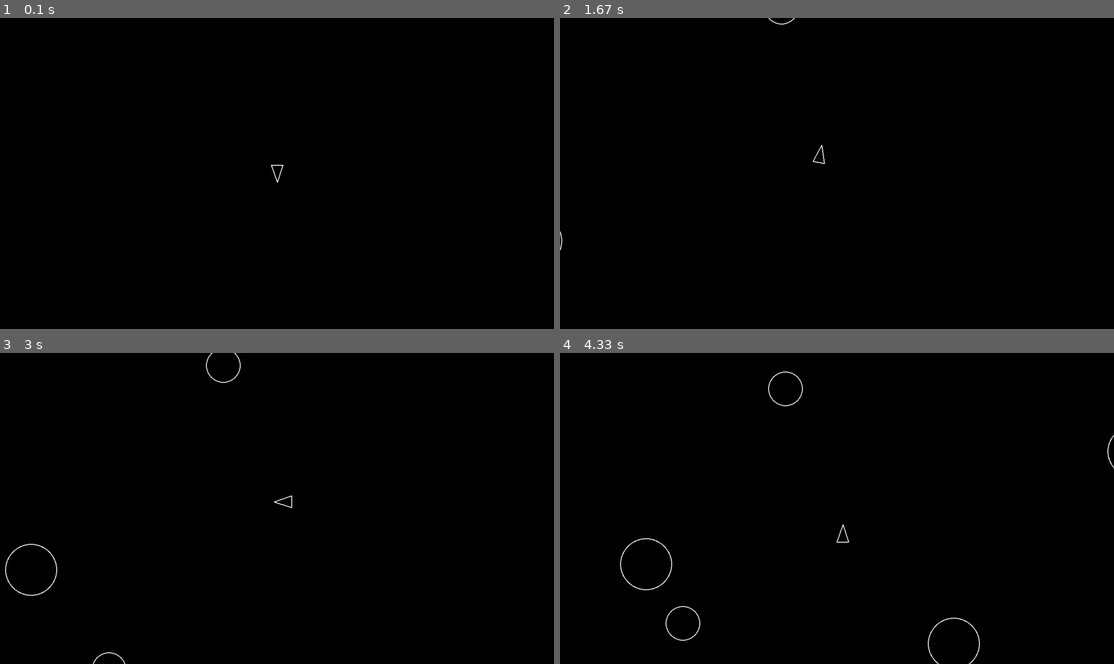
Above: before the commit, frames 1-4 (two rows, left to right).
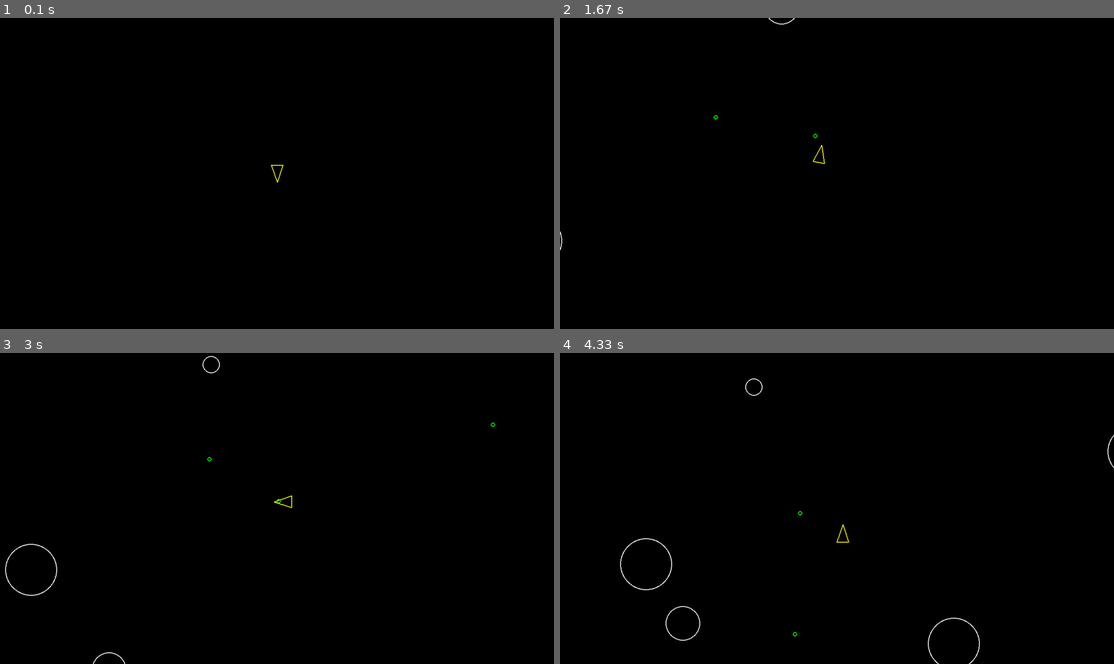
Above: after the commit, the same moments.

Repository: hewitt205/AsteroidsPygame
Game: pygame game, started from main.py
The game is run twice, just before and just after one commit, with the same random seed, the same clock (stepped at 60 frames per second) and the same inputs.
Inputs:
- Up to frame 1 (0.1 s): no input
- Up to frame 2 (1.67 s): tap Space at 0.33, 0.73, 1.03, 1.23, 1.57 s; hold D 0.67-1.13 s; hold W 1.17-1.47 s; hold D from 1.5 s (still down)
- Up to frame 3 (3 s): tap Space at 1.87, 2.07, 2.37, 2.63, 2.97 s; release D at 1.97 s; hold A 2-2.53 s; hold S 2.57-2.87 s; hold A from 2.9 s (still down)
- Up to frame 4 (4.33 s): tap Space at 3.27, 3.4, 3.8, 4.1 s; release A at 3.3 s; hold W 3.33-3.7 s; hold D from 3.73 s (still down)

The runs differ from the first frame. In frame 1, less than 0.1% of the frame differs, in the area x 48-52%, y 47-53%; in frame 2, less than 0.1%; in frame 3, 0.2%; in frame 4, 0.2%, in the area x 33-53%, y 5-92%.

Commit message:
finishing things out

Diff:
--- a/Build an Asteroids Game.txt
+++ b/Build an Asteroids Game.txt
@@ -459,3 +459,135 @@
 In the main.py file, set the static containers field of the AsteroidField class to only the updatable group (it's not drawable, and it's not an asteroid itself).
 Create a new AsteroidField object in the initialization code.
 Run the game and make sure asteroids are spawning and moving across the screen, and that you didn't break your ship in the process.
+
+Collisions
+You may have noticed that you can fly through asteroids without any consequences.
+
+We need collision detection. Now, this is a fairly deep topic, but we're going to keep things simple: we'll treat everything (including our triangular ship) as a circle when it comes to collisions.
+
+Detecting a collision between two circles is simple:
+
+We calculate the distance between the center of the two circles, let's call it distance
+Let's call the radius of one circle r1, and the radius of the other circle r2
+If distance is less than or equal to r1 + r2, the circles are colliding. If not, they aren't.
+Demonstration of two circles colliding.
+
+Assignment
+Everything that collides inherits from CircleShape, so that seems like a good place to put collision logic.
+
+Add another method to that class to check for collisions. It should take 1 argument (another CircleShape object) and return True or False.
+Each CircleShape's position property is a pygame.Vector2. Use its distance_to method to calculate the distance between the two shapes.
+After the update step in your game loop, iterate over all of the objects in your asteroids group. Check if any of them collide with the player. If a collision is detected, the program should print Game over! and immediately exit the program.
+It's okay for asteroids to simply pass through each other.
+
+Start the game, and run your ship into an asteroid! It should print Game over! to your console and exit.
+
+Shooting
+Let's take things further by giving the player the ability to shoot at the asteroids.
+
+"Oh man. What are you doing with a gun in space?" - Armageddon (1998)
+
+Bullets:
+
+Are small circles
+Move at a constant speed in a straight line
+Split up asteroids when they collide with them
+Are spawned by player input (spacebar) and move in the direction the player is facing
+Assignment
+Create a new Shot class to represent a bullet. It should also inherit from CircleShape so that it can use our collision detection code. It should look very similar to our Asteroid class in that it will be drawn and have its position updated. Use a new SHOT_RADIUS constant and set it to 5.
+Set up a new group in your initialization code that contains all of your shots.
+Add PLAYER_SHOOT_SPEED to your constants file, with a value of 500.
+In your Player class, add a new method called shoot. This method should:
+Create a new shot at the position of the player
+Set the shot's velocity:
+Start with a pygame.Vector2 of (0, 1)
+.rotate() it in the direction the player is facing
+Scale it up (multiply by PLAYER_SHOOT_SPEED) to make it move faster
+Inside your Player class, handle the spacebar (pygame.K_SPACE) and call the shoot method when it is pressed.
+Run your game, make sure bullets are being created and moving in the correct direction.
+
+It's expected that holding the spacebar will create a constant stream of bullets. We'll fix that soon.
+It's expected that bullets pass through asteroids without any consequences. We'll fix that soon.
+
+Rate Limit
+You probably noticed that the weapon on the ship is currently as overpowered as the original Zerg rush. Let's fix that.
+
+Assignment
+Create a new variable on the Player object to act as a timer. It should start with a value of 0
+When the player shoots, set the timer equal to a new constant. I called mine PLAYER_SHOOT_COOLDOWN and used 0.3
+Prevent the player from shooting if the timer is greater than 0
+Decrease the timer by dt every time update is called on the player
+Rerun your game. You should now only be able to shoot every 0.3 seconds.
+
+Bullets should still pass through asteroids without any consequences. We'll fix that soon.
+
+Destruction
+Okay so bullets are flying, but they don't do anything. Let's kill some asteroids!
+
+There are three types of asteroids:
+
+Large
+Medium
+Small
+When a large asteroid is destroyed, it should split into two medium asteroids. When a medium asteroid is destroyed, it should split into two small asteroids. When a small asteroid is destroyed, it should disappear.
+
+For now, we'll just always make the asteroids disappear when they're destroyed. We will handle splitting later.
+
+Assignment
+Add another collision check to the game loop. Loop over each asteroid, and for each asteroid, loop over each bullet. If a bullet and an asteroid collide, call the .kill() method on both objects to remove them from the game.
+The kill() method is a feature built-in to pygame; it will remove the object from all of its groups, so our game will stop drawing and updating it automatically.
+
+Run the game, make sure you can destroy asteroids by shooting them.
+
+Splitting
+In the original game, part of the challenge comes from the fact that larger asteroids split into smaller, faster asteroids when you shoot them. Let's support it!
+
+Instead of calling asteroid.kill() in our game loop, let's call asteroid.split(). This is a new method we'll be writing on the Asteroid class. To start, let's just have the split method call self.kill() like before. This should keep the behavior the same as before, but give us the room to add our splitting logic.
+
+Assignment
+Add a new .split() method to the Asteroid class. It should:
+
+Immediately .kill() itself (think about it: this asteroid is always destroyed, and maybe we'll spawn new ones)
+If the radius of the asteroid is less than or equal to ASTEROID_MIN_RADIUS, just return, this was a small asteroid and we're done
+Otherwise, we need to spawn 2 new asteroids... instructions below
+Spawning New Asteroids
+We want new asteroids to move in new random directions.
+
+Trajectory of new asteroids, after split.The red arrow is our current velocity, and the dotted white arrows are the trajectories of the new asteroids.
+
+Import the random module.
+Use random.uniform to generate a random angle between 20 and 50 degrees. This will be the blue angle on the diagram above.
+Use the rotate method on the asteroid's velocity vector to create 2 new vectors, that are rotated by random_angle and -random_angle respectively (they should split in opposite directions).
+Compute the new radius of the smaller asteroids using the formula old_radius - ASTEROID_MIN_RADIUS
+Create two new Asteroid objects at the current asteroid position with the new radius.
+Set the first's velocity to the first new vector, but make it move faster by scaling it up (multiplying) by 1.2
+Do the same for the second asteroid, but with the second new vector.
+Run the game, and make sure that the following logic works when a bullet hits an asteroid:
+
+Large asteroids split into two medium asteroids
+Medium asteroids split into two small asteroids
+Small asteroids disappear when destroyed
+
+Submit Your Repo!
+You've done it!
+
+Once you're satisfied with your game, push it up to GitHub, then submit the link to your project! Your link should look something like this: https://github.com/github-username/repo-name.
+
+I hope you've enjoyed the project, it's always good to solidify the things you learn in courses by getting your hands dirty with a real project.
+
+Extending the Project
+You've done all the required steps, but if you'd like to make the project your own, here are some ideas:
+
+Add a scoring system
+Implement multiple lives and respawning
+Add an explosion effect for the asteroids
+Add acceleration to the player movement
+Make the objects wrap around the screen instead of disappearing
+Add a background image
+Create different weapon types
+Make the asteroids lumpy instead of perfectly round
+Make the ship have a triangular hit box instead of a circular one
+Add a shield power-up
+Add a speed power-up
+Add bombs that can be dropped
+Have fun with it, and make sure to share any improvements you make with us in the Discord community!
--- a/asteroid.py
+++ b/asteroid.py
@@ -1,4 +1,6 @@
 import pygame
+import random
+from constants import *
 from circleshape import CircleShape
 
 class Asteroid(CircleShape):
@@ -10,3 +12,22 @@
 
     def update(self, dt):
         self.position += (self.velocity * dt)
+
+    def split(self): # splitting assignment
+        self.kill()
+
+        if self.radius <= ASTEROID_MIN_RADIUS:
+            return
+
+
+        blue_angle = random.uniform(20, 50) # randomized angle for new asteroids
+
+        a = self.velocity.rotate(blue_angle)
+        a2 = self.velocity.rotate(-blue_angle)
+
+        new_radius = self.radius - ASTEROID_MIN_RADIUS
+        asteroid = Asteroid(self.position.x, self.position.y, new_radius)
+        asteroid.velocity = a * 1.2
+
+        asteroid = Asteroid(self.position.x, self.position.y, new_radius)
+        asteroid.velocity = a2 * 1.2
--- a/circleshape.py
+++ b/circleshape.py
@@ -19,3 +19,5 @@
     def update(self, dt):
         # sub-classes must override
         pass
+    def collision_check(self, other_shape):
+        return self.position.distance_to(other_shape.position) <= self.radius + other_shape.radius
--- a/constants.py
+++ b/constants.py
@@ -9,3 +9,9 @@
 PLAYER_RADIUS = 20
 PLAYER_TURN_SPEED = 300
 PLAYER_SPEED = 200
+
+PLAYER_SHOOT_SPEED = 500
+
+PLAYER_SHOOT_COOLDOWN = 0.3
+
+SHOT_RADIUS = 5
--- a/main.py
+++ b/main.py
@@ -1,10 +1,12 @@
 import os
 os.environ['PYGAME_HIDE_SUPPORT_PROMPT'] = "hide"
+import sys
 import pygame
 from constants import *
 from player import Player
 from asteroid import Asteroid
 from asteroidfield import AsteroidField
+from shot import Shot
 
 def main():
     pygame.init()
@@ -14,11 +16,14 @@
     updatable = pygame.sprite.Group() # creates the groups
     drawable = pygame.sprite.Group()
     asteroids = pygame.sprite.Group()
+    shots = pygame.sprite.Group()
+
+    Asteroid.containers = (asteroids, updatable, drawable)
+    Shot.containers = (shots, updatable, drawable)
+    AsteroidField.containers = (updatable)
+    asteroid_field = AsteroidField()
 
     Player.containers = (updatable, drawable) # set the containers for the player class
-    Asteroid.containers = (asteroids, updatable, drawable)
-    AsteroidField.containers = (updatable)
-    asteroid_field = AsteroidField()
 
     dt = 0
     player = Player(SCREEN_WIDTH / 2, SCREEN_HEIGHT / 2)
@@ -30,6 +35,17 @@
                 return
 
         updatable.update(dt) # ship moves
+
+        for asteroid in asteroids:
+            if asteroid.collision_check(player):
+                print("Game Over!")
+                sys.exit()
+
+        for asteroid in asteroids:
+            for shot in shots:
+                if asteroid.collision_check(shot):
+                    shot.kill()
+                    asteroid.split()
 
         screen.fill("black")
 
--- a/player.py
+++ b/player.py
@@ -1,14 +1,16 @@
 import pygame
 from constants import *
 from circleshape import CircleShape
+from shot import Shot
 
 class Player(CircleShape):
     def __init__(self, x, y):
         super().__init__(x, y, PLAYER_RADIUS)
         self.rotation = 0
+        self.shoot_timer = 0
 
     def draw(self, screen):
-        pygame.draw.polygon(screen, "white", self.triangle(), 2)
+        pygame.draw.polygon(screen, "yellow", self.triangle(), 2)
 
     def triangle(self):
         forward = pygame.Vector2(0, 1).rotate(self.rotation)
@@ -19,6 +21,7 @@
         return [a, b, c]
 
     def update(self, dt):
+        self.shoot_timer -= dt
         keys = pygame.key.get_pressed()
 
         if keys[pygame.K_a]:
@@ -31,6 +34,15 @@
             self.move(dt)
         if keys[pygame.K_s]:
             self.move(-dt)
+        if keys[pygame.K_SPACE]:
+            self.shoot()
+
+    def shoot(self):
+        if self.shoot_timer > 0:
+            return
+        self.shoot_timer = PLAYER_SHOOT_COOLDOWN
+        shot = Shot(self.position.x, self.position.y)
+        shot.velocity = pygame.Vector2(0, 1).rotate(self.rotation) * PLAYER_SHOOT_SPEED
 
     def rotate(self, dt):
         self.rotation += (PLAYER_TURN_SPEED * dt)
--- /dev/null
+++ b/shot.py
@@ -0,0 +1,13 @@
+import pygame
+from constants import *
+from circleshape import CircleShape
+
+class Shot(CircleShape):
+    def __init__(self, x, y):
+        super().__init__(x, y, SHOT_RADIUS)
+
+    def draw(self, screen):
+        pygame.draw.circle(screen, "green", self.position, self.radius, 2)
+
+    def update(self, dt):
+        self.position += (self.velocity * dt)
